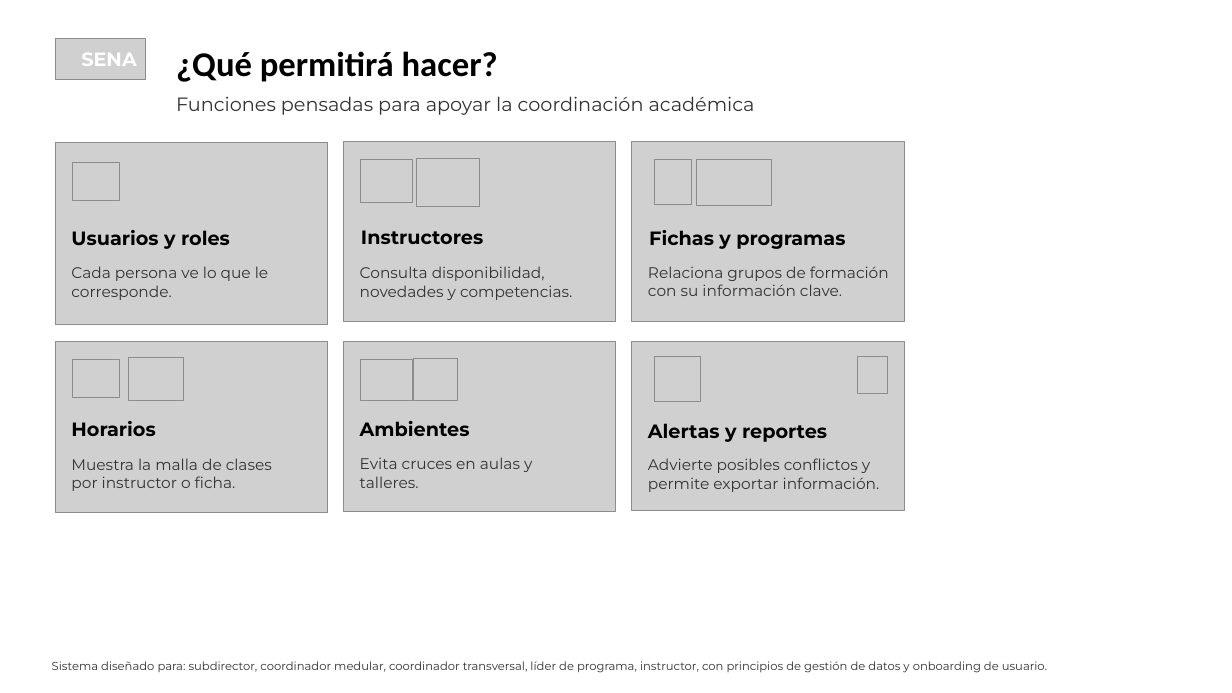
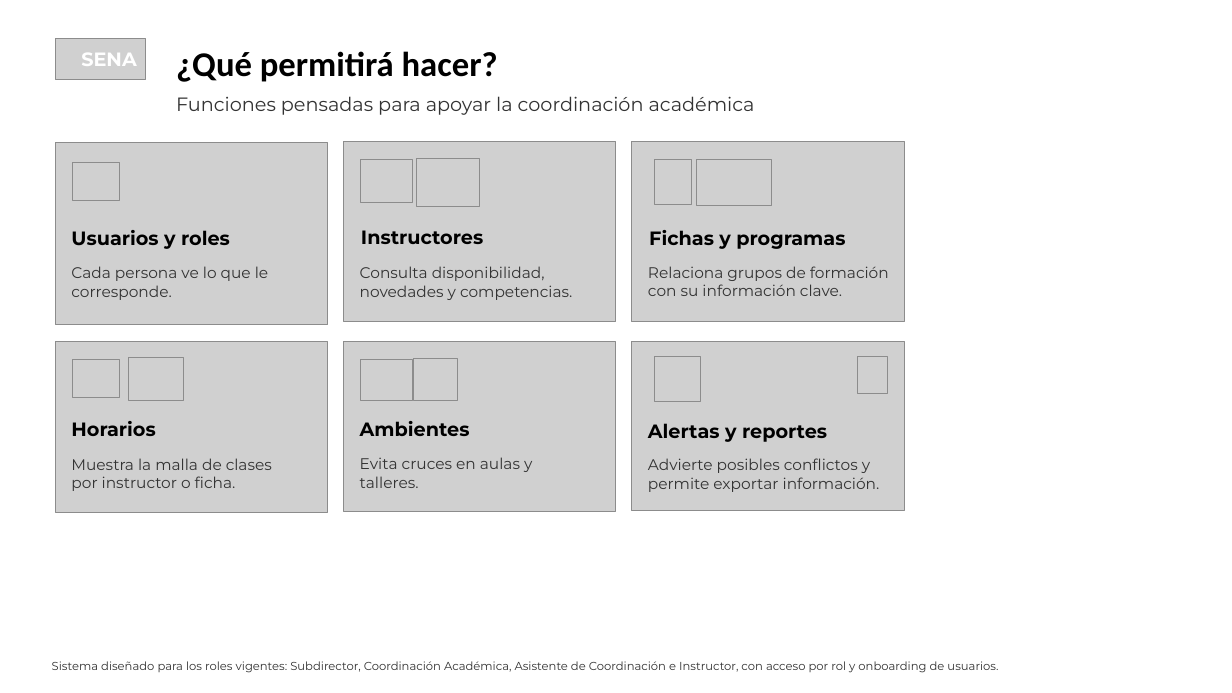
Before and after one commit to DarkerJB/CONINS_PROJECT_Control_Instructores_SENA, a slide deck: slide 3 of docs/ConIns_ERS_Y_Relevantes/CONINS - Contexto general del proyecto.pptx. Drawn at 1232x693 pixels with LibreOffice and Linux fonts; fonts in the diff are those of the drawing; grey boxes stand for pictures; background and template pictures are left out. Boxes give left, top, right and bottom in pixels: in the first picture for what was removed or moved away, otherwise in the second. Text is boxed around its words. In the diff, an @@ line names an element or a change of style, - is before the commit and + after.

Commit message:
feat: alertas RAP/ambiente desde import (RN-05/RN-06/RN-27), confirmacion global create/update/delete, tab Correcciones pendientes en Reportes, canonizacion de ambiente y RAP en normalizador, usuario Administrador real, docs contexto v9.8

```diff
--- a/docs/ConIns_ERS_Y_Relevantes/CONINS - Contexto general del proyecto.pptx
+++ b/docs/ConIns_ERS_Y_Relevantes/CONINS - Contexto general del proyecto.pptx
@@ text at (52, 661, 998, 673): text changed @@
-Sistema diseñado para: subdirector, coordinador medular, coordinador transversal, líder de programa, instructor, con principios de gestión de datos y onboarding de usuario.
+Sistema diseñado para los roles vigentes: Subdirector, Coordinación Académica, Asistente de Coordinación e Instructor, con acceso por rol y onboarding de usuarios.
```
Also in this commit, not shown: 3 other slides changed, 1 slide added, 34 other files.
